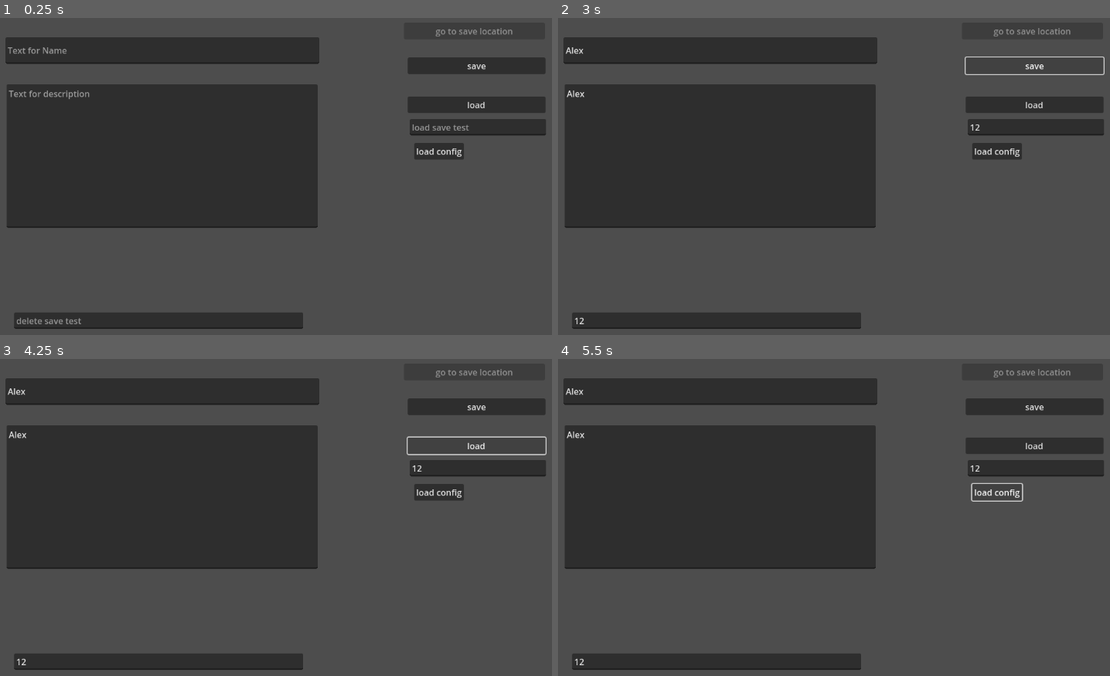
Above: before the commit, frames 1-4 (two rows, left to right).
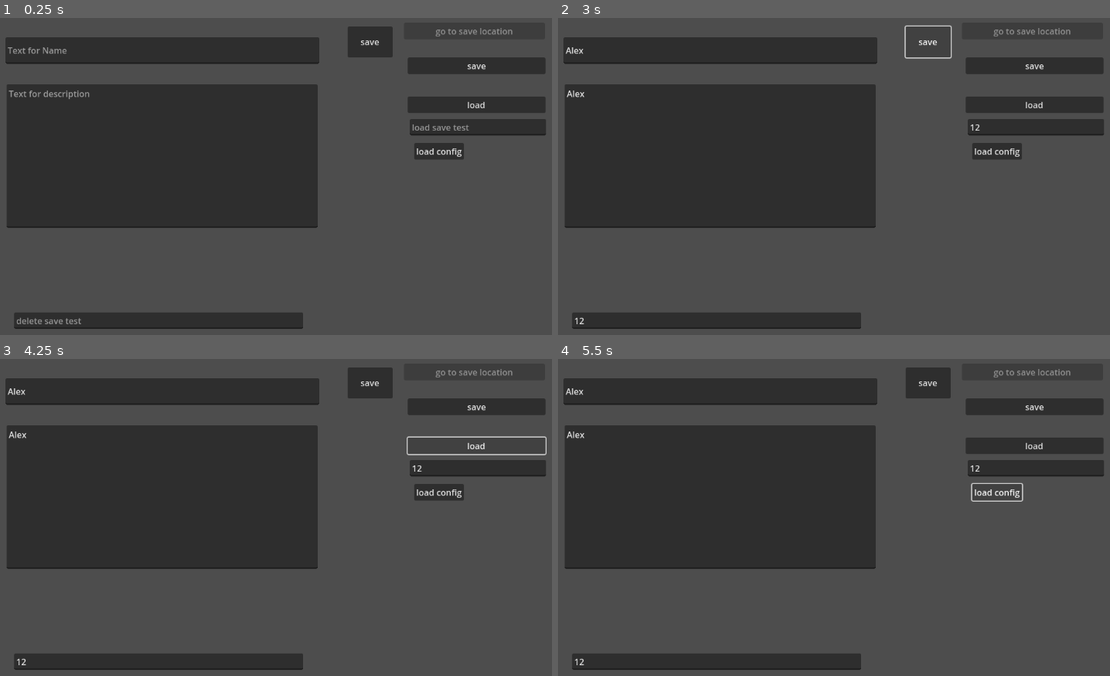
Above: after the commit, the same moments.

Repository: pandapanda135/todo_list
Game: Godot game, scene res://save_json_test.tscn
The game is run twice, just before and just after one commit, with the same random seed, the same clock (stepped at 60 frames per second) and the same inputs. The project has no main scene, so this scene is started directly.
Inputs (mouse positions are in pixels of both pictures, inside the frame that each line leads up to):
- Up to frame 1 (0.25 s): no input
- Up to frame 2 (3 s): click (718, 49) at 0.52 s; type "Alex" at 0.6 s; click (718, 157) at 0.75 s; type "Alex" at 0.83 s; click (1038, 125) at 0.98 s; type "12" at 1.07 s; click (718, 319) at 1.27 s; type "12" at 1.35 s; click "save" at 2 s; click "save" at 2.75 s
- Up to frame 3 (4.25 s): click "load" at 3.5 s
- Up to frame 4 (5.5 s): click "load config" at 4.25 s

The runs differ from the first frame. In frame 1, 0.8% of the frame differs, in the area x 63-72%, y 2-13%; in frame 2, 0.4%; in frame 3, 0.8%; in frame 4, 0.8%.
Error before the commit: Cannot call method 'get_line' on a null value. (res://scripts/save_system.gd:199)

Commit message:
change _ready save broken though

Diff:
--- a/save_json_test.tscn
+++ b/save_json_test.tscn
@@ -15,6 +15,7 @@
 grow_vertical = 2
 
 [node name="Control" parent="." instance=ExtResource("1_1ma76")]
+script = null
 
 [node name="Button" type="Button" parent="."]
 layout_mode = 0
@@ -83,6 +84,5 @@
 offset_bottom = 252.0
 text = "load config"
 
-[connection signal="pressed" from="Button2" to="Control" method="save_note"]
 [connection signal="pressed" from="Button3" to="Control" method="save_variables"]
 [connection signal="pressed" from="Button4" to="Control" method="load_variables"]
--- a/savesystem.tscn
+++ b/savesystem.tscn
@@ -11,8 +11,6 @@
 offset_right = 40.0
 offset_bottom = 40.0
 script = ExtResource("1_el0jm")
-title_node = NodePath("LineEdit")
-description_node = NodePath("TextEdit")
 
 [node name="LineEdit" parent="." instance=ExtResource("2_5glt4")]
 layout_mode = 0
@@ -28,3 +26,13 @@
 offset_right = 614.0
 offset_bottom = 403.0
 script = ExtResource("4_kjpw2")
+
+[node name="Button" type="Button" parent="."]
+layout_mode = 0
+offset_left = 670.0
+offset_top = 26.0
+offset_right = 754.0
+offset_bottom = 84.0
+text = "save"
+
+[connection signal="pressed" from="Button" to="." method="save_note"]
--- a/scripts/save_system.gd
+++ b/scripts/save_system.gd
@@ -1,8 +1,8 @@
 extends Node
 
 # we use onready or else load_note doesnt work due to them not being initialized correctly (I know the code is bad but its all that works :( )
-@onready var label_title: Label = get_parent().get_node("/root/Control/Label")
-@onready var label_description: RichTextLabel = get_parent().get_node("/root/Control/RichTextLabel")
+@onready var label_title_node: Label = get_parent().get_node("/root/Control/Label")
+@onready var label_description_node: RichTextLabel = get_parent().get_node("/root/Control/RichTextLabel")
 
 @onready var save_path_variables:String = "user://variables.json"
 
@@ -41,21 +41,12 @@
 	else:
 		print("An error occurred when trying to access the path.")
 
-	var root:Node = get_tree().get_root()
-	var run:int = 0
 	if save_amount != 0 and len(file_name_array) != 0: #ugly disgusting if statment but theres too many potential edge cases with these files so I guess it works
 		for i in save_amount:
-			var node_scene:Node = preload("res://individual_node_test.tscn").instantiate()
-			if FileAccess.file_exists("user://note_%s.json" % run):
-				root.add_child.call_deferred(node_scene)
-				node_scene.json_file = "user://note_%s.json" % run
-				node_scene.name = "node_note:%s" % run
-				print("user://note_%s.json exists" % run)
-				print("node_scene name: " ,node_scene)
+			if FileAccess.file_exists("user://note_%s.json" % i):
+				add_and_change_made_nodes(i)
 			else:
-				print("user://note_%s.json doesnt exist" % run)
-			run += 1
-			print("node scene name ",node_scene.name)
+				print("user://note_%s.json doesnt exist" % i)
 	elif save_amount == 0 and len(file_name_array) - 1 == 0: # this is here so on first boot there shouldnt be any warnings
 		print("first boot?")
 	elif save_amount == 0 and len(file_name_array) - 1 > 0:
@@ -71,6 +62,9 @@
 		OS.shell_open(ProjectSettings.globalize_path("user://"))
 
 #TODO: make it so it makes a new scene from individual_node_test and set the labels in it to what was just made make this its own function so it can be reused in _ready
+#what I think I was trying to say here was make the adding and changing of the nodes that show the save file text to their own function so it can be reused
+
+#TODO: save button doesnt work anymore as it cant connect to save_note function
 
 func save_note() -> void:
 	print("save_amount: ",save_path)
@@ -98,15 +92,16 @@
 			# Store the save dictionary as a new line in the save file.
 			save_file.store_line(json_string)
 
+		add_and_change_made_nodes(save_amount)
 		increment_save_path()
 	else:
 		print("check_save_amount_correct is set to false")
 
-func load_note(selected_id) -> void:
-	selected_save_file_string = selected_id
-	selected_save_file = "user://note_%s.json" % selected_save_file_string
+func load_note(save_file,label_title,label_description) -> void:
+	# selected_save_file_string = selected_id
+	# selected_save_file = "user://note_%s.json" % selected_save_file_string
 	print(selected_save_file)
-	var file := FileAccess.open(selected_save_file, FileAccess.READ)
+	var file := FileAccess.open(save_file, FileAccess.READ)
 	var json := JSON.new()
 	var json_line_2 := JSON.new()
 	json.parse(file.get_line())
@@ -123,6 +118,18 @@
 	else:
 		label_title.text = save_String
 		label_description.text = save_String_2
+
+func add_and_change_made_nodes(save_number) -> void:
+	var root:Node = get_tree().get_root()
+	var node_scene:Node = preload("res://individual_node_test.tscn").instantiate() #hard coded and bad incase I want to use other type of node but idk how this works anymore
+	var run:int = save_number
+	var first_child = node_scene.get_child(0)
+	var second_child = node_scene.get_child(1)
+
+	root.add_child.call_deferred(node_scene)
+	node_scene.json_file = "user://note_%s.json" % run
+	node_scene.name = "node_note:%s" % run
+	load_note(node_scene.json_file,first_child,second_child)
 
 func delete_selected_file(save_string) -> void:
 	selected_save_file_string = save_string
--- a/selected_load_game_test.gd
+++ b/selected_load_game_test.gd
@@ -8,4 +8,4 @@
 
 func _text_submitted(added_id) -> void:
 	submitted_id = added_id
-	SaveSystem.load_note(submitted_id)
+	#SaveSystem.load_note(submitted_id) #TODO: fix this so it works with new args ( or just remove this file as its not really needed anymore)
